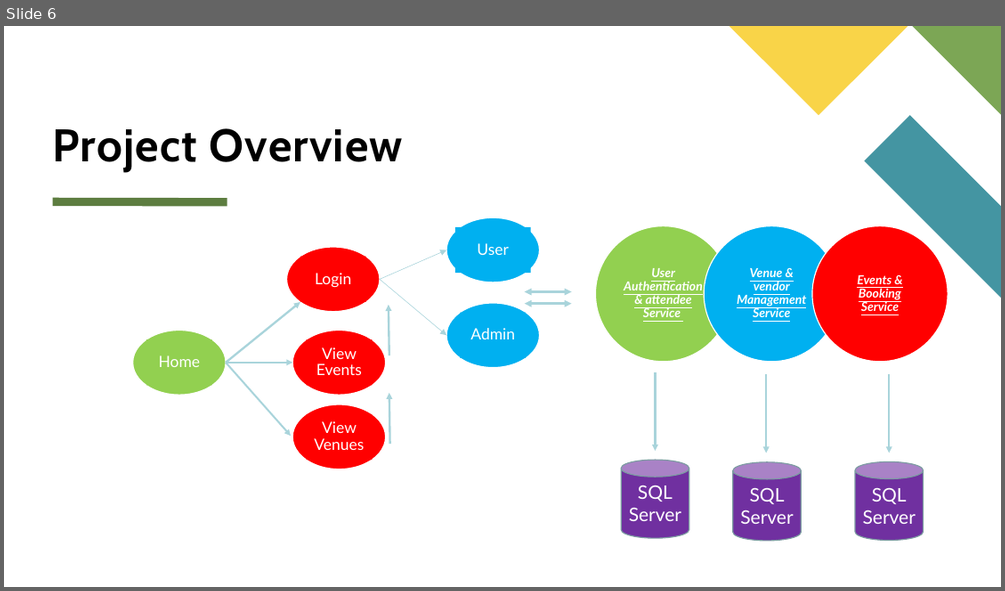
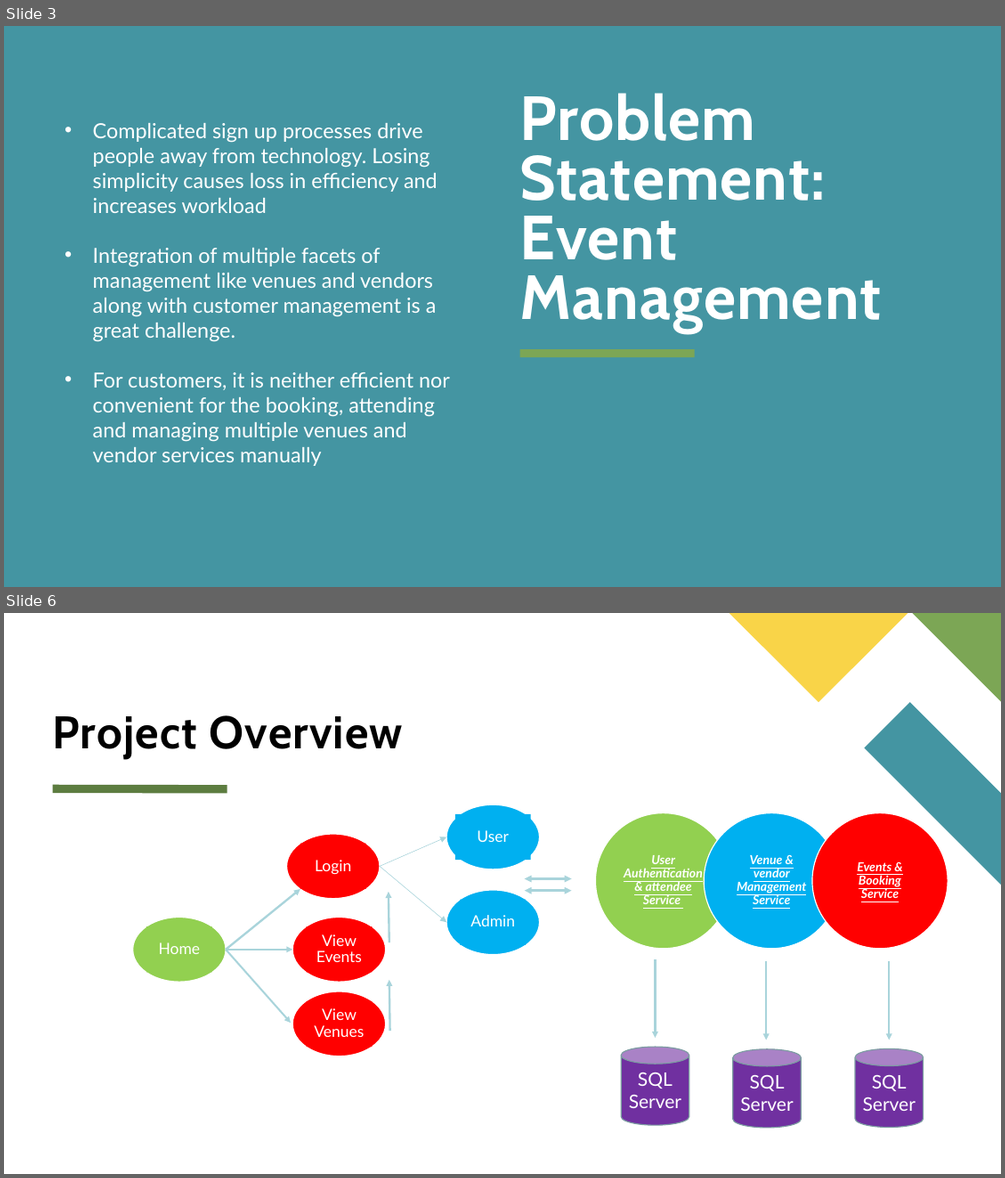
Before and after one commit to SohamTheG/EventZen, a slide deck: EventZen.pptx. Shown one above the other, each under a label of ours: slide 6 before the commit, slides 3 and 6 after it; the slides between them are not shown. The pictures are 1005x591 and 1005x1178 pixels, drawn with LibreOffice and Linux fonts; fonts in the diff are those of the drawing. Boxes give left, top, right and bottom in pixels: in the first picture for what was removed or moved away, otherwise in the second. Text is boxed around its words. In the diff, an @@ line names an element or a change of style, - is before the commit and + after.

```diff
--- a/EventZen.pptx
+++ b/EventZen.pptx
@@ slide 3 added at (4,26,1001,587), background #4495A2 @@
@@ title added at (520,93,882,333), 60 pt, text #FFFFFF, bold @@
+Problem Statement:
+Event Management
@@ text added at (93,123,450,466), 20 pt, text #FFFFFF @@
+• Complicated sign up processes drive people away from technology. Losing simplicity causes loss in efficiency and increases workload
+• Integration of multiple facets of management like venues and vendors along with customer management is a great challenge.
+• For customers, it is neither efficient nor convenient for the booking, attending and managing multiple venues and vendor services manually
@@ rectangle added at (520,349,695,357), fill #7CA655 @@
```
Also in this commit, not shown: 2 slides changed, 5 other slides added, 1 slide removed, 12 other files.
